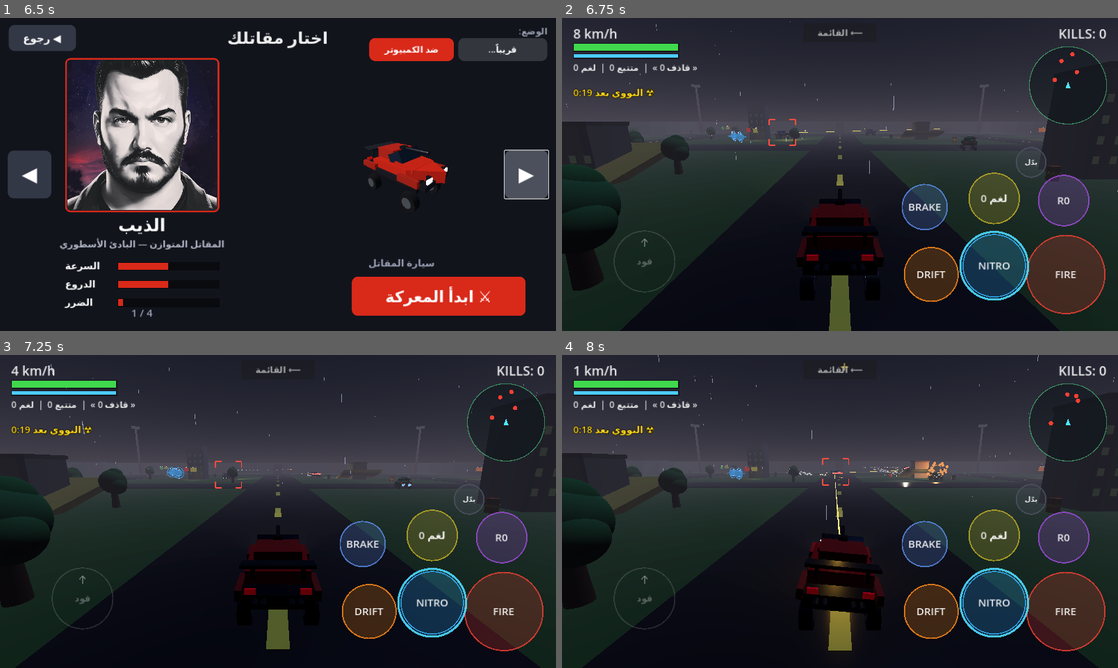
Above: before the commit, frames 1-4 (two rows, left to right).
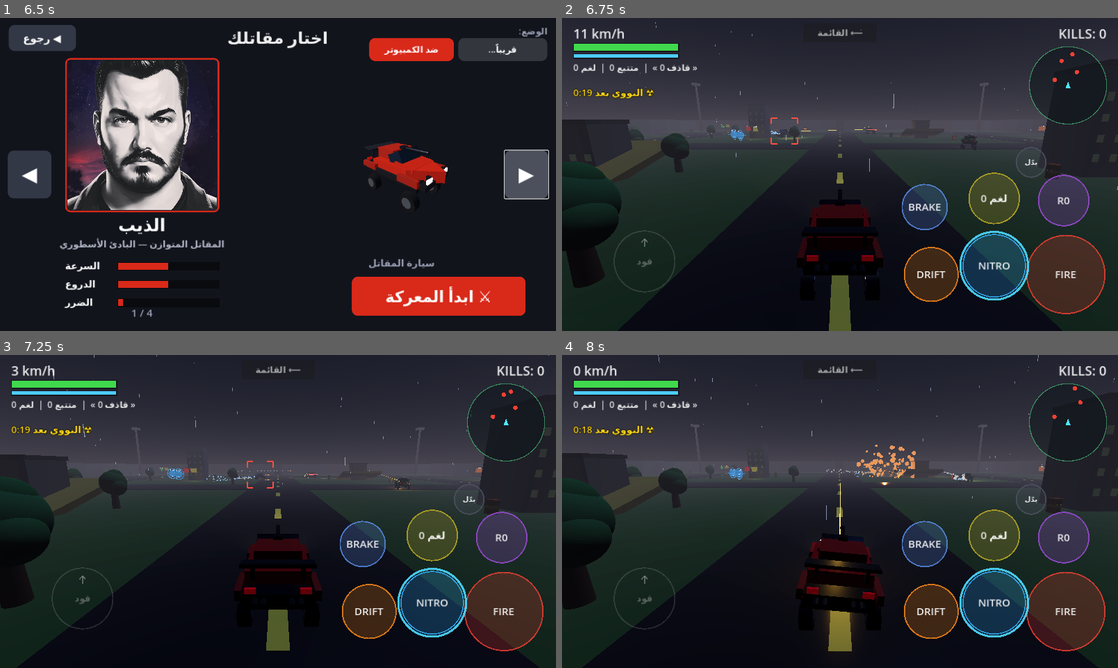
Above: after the commit, the same moments.

Repository: ghaith234-lgtm/metal-arena
Game: Godot game, scene res://scenes/menu.tscn
Two runs of this game, one before a commit and one after it. Both use one fixed random seed, a clock stepped at 60 frames per second and the inputs below.
Inputs (mouse positions are in pixels of both pictures, inside the frame that each line leads up to):
- Up to frame 1 (6.5 s): click "START GAME" at 0.5 s; click "◀ رجوع" at 1.25 s; click "START GAME" at 2 s; click "ضد الكمبيوتر" at 2.75 s; click "لاعبين (قريباً)" at 3.5 s; click "قريباً..." at 4.25 s; click "◀" at 5 s; click "▶" at 5.75 s
- Up to frame 2 (6.75 s): click "⚔ ابدأ المعركة" at 6.5 s
- Up to frame 3 (7.25 s): no input
- Up to frame 4 (8 s): tap Enter at 7.25 s; move the mouse to (962, 495) at 7.27 s; hold Right (ui_right) from 7.28 s (still down); hold F from 7.28 s (still down); click (962, 495) at 7.42 s; tap Space at 7.52 s

Frame 1 is identical in both runs. In frame 2, 1.4% of the frame differs, in the area x 0-100%, y 1-100%; in frame 3, 0.9%; in frame 4, 1.0%.

Commit message:
Add files via upload

Diff:
--- a/scripts/car.gd
+++ b/scripts/car.gd
@@ -3,7 +3,7 @@
 
 # ============================================================
 #  سيارة أركيد قتالية - المرحلة 4
-#  فيزياء + رشاش لا نهائي + أسلحة خاصة محدودة + أصوات + تفحيط
+#  فيزياء معدلة لتحكم أسهل وأكثر استجابة وثباتاً
 # ============================================================
 
 signal died(attacker)
@@ -27,17 +27,17 @@
 @export var spring_damping: float = 90.0
 
 # ---------- الدفع ----------
-@export var engine_power: float = 1500.0
-@export var max_speed: float = 28.0
-@export var reverse_speed: float = 10.0
-@export var brake_power: float = 2200.0
-@export var extra_air_gravity: float = 6.0
+@export var engine_power: float = 2000.0      # تسارع أقوى
+@export var max_speed: float = 35.0           # سرعة قصوى أعلى
+@export var reverse_speed: float = 15.0       # سرعة رجوع للخلف أفضل
+@export var brake_power: float = 3500.0       # فرامل أقوى وأسرع استجابة
+@export var extra_air_gravity: float = 12.0   # سحب السيارة للأرض أسرع عند القفز
 
 # ---------- التحكم ----------
-@export var steer_strength: float = 4.5
-@export var grip: float = 6.0
-@export var drift_grip: float = 1.7
-@export var air_steer: float = 0.8
+@export var steer_strength: float = 7.0       # انعطاف أسرع وأكثر دقة
+@export var grip: float = 12.0                # ثبات عالي جداً لمنع الانزلاق
+@export var drift_grip: float = 3.5           # تفحيط مسيطر عليه ومستقر
+@export var air_steer: float = 2.0            # تحكم ممتاز أثناء الطيران في الهواء
 @export var body_color: Color = Color(0.85, 0.16, 0.1)
 
 # ---------- القتال ----------
@@ -154,8 +154,8 @@
 	mass = 60.0
 	center_of_mass_mode = RigidBody3D.CENTER_OF_MASS_MODE_CUSTOM
 	center_of_mass = Vector3(0.0, -0.25, 0.0)
-	angular_damp = 3.0
-	linear_damp = 0.05
+	angular_damp = 5.0   # التخميد الزاوي: يمنع السيارة من الدوران حول نفسها عشوائياً
+	linear_damp = 0.5    # التخميد الخطي: يوقف السيارة بسرعة عند إفلات زر البنزين
 	can_sleep = false
 	continuous_cd = true
 	contact_monitor = true
--- a/scripts/car_ai.gd
+++ b/scripts/car_ai.gd
@@ -2,20 +2,19 @@
 extends Node
 
 # ============================================================
-#  دماغ الذكاء الاصطناعي لسيارة العدو
-#  يتصرف كمصدر إدخال: يلاحق، يناور، يطلق، يهرب لما يتأذى
-#  يعمل عبر ضبط متغيرات الإدخال بالسيارة مباشرة كل إطار
+#  دماغ الذكاء الاصطناعي لسيارة العدو (نسخة الزعيم - Boss AI)
+#  تجنب جدران استباقي من مسافات بعيدة، وقتال هجومي مدمر!
 # ============================================================
 
 enum State { WANDER, CHASE, STRAFE, RETREAT }
 
 var car: ArcadeCar = null
-var get_enemies: Callable        # دالة ترجّع قائمة الأعداء المحتملين
-
-@export var sight_range := 55.0
-@export var strafe_range := 18.0    # يبدأ يلتف حوالين الهدف
-@export var retreat_health := 25.0  # تحت هذا يهرب
-@export var reaction := 0.15        # تأخير بشري بسيط
+var get_enemies: Callable
+
+@export var sight_range := 10000.0   # رؤية لا نهائية
+@export var strafe_range := 15.0
+@export var retreat_health := -1.0   # قتال حتى الموت
+@export var reaction := 0.01         # رد فعل فوري تماماً
 
 var _state: State = State.WANDER
 var _target: Node3D = null
@@ -26,50 +25,19 @@
 var _fire_t := 0.0
 var _nuke_launch_t := 0.0
 
+# --- متغيرات كشف الانحشار والقرارات ---
+var _stuck_time := 0.0
+var _is_reversing := false
+var _reverse_time := 0.0
+
+var _wanted_steer := 0.0
+var _wanted_throttle := 0.0
+var _wanted_boost := false
+var _wanted_drift := false
+
 
 func _physics_process(delta: float) -> void:
 	if car == null or not is_instance_valid(car) or not car.alive:
-		return
-
-	# لو تحمل السلاح النووي: تهرب من الأعداء وتطلقه بأسرع وقت
-	if car.nuke_carrier:
-		_choose_target()
-		if _target != null and is_instance_valid(_target):
-			# تهرب بعيد عن أقرب عدو
-			var away := car.global_position - _target.global_position
-			away.y = 0.0
-			var goal := car.global_position + away.normalized() * 15.0
-			goal.x = clampf(goal.x, -50, 50)
-			goal.z = clampf(goal.z, -50, 50)
-			car.ai_steer = _steer_towards(goal)
-		car.ai_throttle = 1.0
-		car.ai_boost = car.get_boost_ratio() > 0.15
-		car.ai_drift = false
-		car.ai_fire = false
-		car.ai_special = false
-		# يطلق النووي (يضغط زر التفجير) بعد فترة الحظر - الـ car يحوّله لإطلاق
-		_nuke_launch_t += delta
-		car.ai_detonate = _nuke_launch_t > 7.5   # ينتظر انتهاء فترة الحظر ثم يطلق
-		return
-	_nuke_launch_t = 0.0
-
-	# الحالة الحرجة: يهجم على أقرب عدو ويفجّر نفسه
-	if car.critical:
-		car.ai_detonate = false
-		_choose_target()
-		if _target != null and is_instance_valid(_target):
-			var to_t := _target.global_position - car.global_position
-			car.ai_steer = _steer_towards(_target.global_position)
-			car.ai_throttle = 1.0
-			car.ai_boost = car.get_boost_ratio() > 0.1
-			car.ai_drift = false
-			# لو قرب كفاية من العدو، يفجّر فوراً!
-			if to_t.length() < 6.0:
-				car.ai_detonate = true
-		else:
-			car.ai_throttle = 0.3
-		car.ai_fire = false
-		car.ai_special = false
 		return
 
 	_think_t -= delta
@@ -78,20 +46,129 @@
 		_choose_target()
 		_choose_state()
 
-	match _state:
-		State.WANDER:
-			_do_wander(delta)
-		State.CHASE:
-			_do_chase()
-		State.STRAFE:
-			_do_strafe(delta)
-		State.RETREAT:
-			_do_retreat()
-
-	_do_combat(delta)
-
-
-# ---------- القرارات ----------
+	if car.nuke_carrier:
+		_handle_nuke_carrier(delta)
+	elif car.critical:
+		_handle_critical(delta)
+	else:
+		match _state:
+			State.WANDER: _do_wander(delta)
+			State.CHASE: _do_chase()
+			State.STRAFE: _do_strafe(delta)
+			State.RETREAT: _do_chase()
+		_do_combat(delta)
+
+	# فلتر النجاة وتجنب الجدران (الرادار الطويل)
+	_apply_obstacle_avoidance(delta)
+
+	# فلتر الانحشار (اللحظي)
+	_apply_stuck_recovery(delta)
+
+	# تطبيق الأوامر
+	car.ai_steer = _wanted_steer
+	car.ai_throttle = _wanted_throttle
+	car.ai_boost = _wanted_boost
+	car.ai_drift = _wanted_drift
+
+
+# ============================================================
+#  نظام الرادار الذكي وتجنب الجدران (بعيد المدى)
+# ============================================================
+func _apply_obstacle_avoidance(delta: float) -> void:
+	if _is_reversing:
+		return
+
+	var space_state = car.get_world_3d().direct_space_state
+	var from = car.global_position + Vector3(0, 0.5, 0)
+	var fwd = -car.global_transform.basis.z
+	fwd.y = 0.0
+	fwd = fwd.normalized()
+	var right = car.global_transform.basis.x
+
+	var speed = car.linear_velocity.length()
+	# زيادة طول الرادار بشكل كبير جداً ليكتشف الحائط من بعيد
+	var ray_len = maxf(25.0, speed * 1.5)
+
+	# إطلاق 7 أشعة لتغطية جميع الزوايا الأمامية بدقة عالية
+	var rays = [
+		{"dir": fwd, "weight": 1.0, "steer": 2.5},
+		{"dir": (fwd + right * 0.4).normalized(), "weight": 0.9, "steer": -2.0},
+		{"dir": (fwd - right * 0.4).normalized(), "weight": 0.9, "steer": 2.0},
+		{"dir": (fwd + right * 0.8).normalized(), "weight": 0.7, "steer": -1.5},
+		{"dir": (fwd - right * 0.8).normalized(), "weight": 0.7, "steer": 1.5},
+		{"dir": (fwd + right * 1.2).normalized(), "weight": 0.4, "steer": -1.0},
+		{"dir": (fwd - right * 1.2).normalized(), "weight": 0.4, "steer": 1.0}
+	]
+
+	var excludes = [car.get_rid()]
+	if _target != null and is_instance_valid(_target) and _target is CollisionObject3D:
+		excludes.append(_target.get_rid())
+
+	var avoidance_steer := 0.0
+	var danger_level := 0.0
+	var hit_wall_front := false
+
+	for r in rays:
+		var q = PhysicsRayQueryParameters3D.create(from, from + r.dir * (ray_len * r.weight))
+		q.exclude = excludes
+		var hit = space_state.intersect_ray(q)
+
+		if not hit.is_empty():
+			var dist = from.distance_to(hit.position)
+			var danger = 1.0 - (dist / (ray_len * r.weight))
+			danger_level = maxf(danger_level, danger)
+			avoidance_steer += r.steer * danger * 3.0 # استجابة توجيه عنيفة للهروب
+
+			# إذا اكتشف جداراً من الأمام بمسافة متوسطة يبدأ بالتفاعل
+			if r.weight == 1.0 and danger > 0.4:
+				hit_wall_front = true
+
+	# إذا استشعر أي خطر من بعيد
+	if danger_level > 0.05:
+		# يتجاهل أمر ملاحقة اللاعب بنسبة كبيرة ويركز على الانعطاف للنجاة
+		_wanted_steer = clampf((_wanted_steer * 0.2) + avoidance_steer, -1.0, 1.0)
+		_wanted_boost = false
+
+		# إذا اقترب الخطر، يستخدم التفحيط (Drift) للالتفاف بسرعة خيالية
+		if danger_level > 0.3:
+			_wanted_drift = speed > 10.0
+
+		# فرملة مبكرة إذا كان الحائط في الأمام مباشرة
+		if hit_wall_front:
+			_wanted_throttle = -1.0
+		else:
+			# يخفف سرعته تدريجياً ليتجاوز المنعطف
+			_wanted_throttle = clampf(1.0 - (danger_level * 1.5), 0.3, 1.0)
+
+
+# ============================================================
+#  نظام كشف الانحشار (لحظي)
+# ============================================================
+func _apply_stuck_recovery(delta: float) -> void:
+	var speed := car.linear_velocity.length()
+
+	if _wanted_throttle > 0.5 and speed < 3.0 and not _is_reversing:
+		_stuck_time += delta
+		if _stuck_time > 0.4: # استجابة شبه لحظية للانحشار (0.4 ثانية فقط)
+			_is_reversing = true
+			_reverse_time = 1.2
+			_stuck_time = 0.0
+	else:
+		_stuck_time = maxf(0.0, _stuck_time - delta)
+
+	if _is_reversing:
+		_reverse_time -= delta
+		_wanted_throttle = -1.0
+		if absf(_wanted_steer) < 0.3:
+			_wanted_steer = -1.0 if randf() > 0.5 else 1.0
+		_wanted_boost = false
+		_wanted_drift = false
+		car.ai_fire = false
+		if _reverse_time <= 0.0:
+			_is_reversing = false
+
+
+# ---------- القرارات والحالات ----------
 
 func _choose_target() -> void:
 	if not get_enemies.is_valid():
@@ -113,22 +190,16 @@
 		_state = State.WANDER
 		return
 	var d := car.global_position.distance_to(_target.global_position)
-	if d > sight_range:
-		_state = State.WANDER
-	elif car.health <= retreat_health:
-		_state = State.RETREAT
-	elif d <= strafe_range:
+
+	if d <= strafe_range:
 		_state = State.STRAFE
-		if randf() < 0.02:
+		if randf() < 0.15:
 			_strafe_sign = -_strafe_sign
 	else:
 		_state = State.CHASE
 
 
-# ---------- الحركة ----------
-
-func _steer_towards(world_pos: Vector3) -> float:
-	# نحسب زاوية الانعطاف المطلوبة نحو نقطة
+func _get_steer_towards(world_pos: Vector3) -> float:
 	var to := world_pos - car.global_position
 	to.y = 0.0
 	if to.length() < 0.1:
@@ -137,71 +208,116 @@
 	fwd.y = 0.0
 	var right := car.global_transform.basis.x
 	var side := right.dot(to.normalized())
-	return clampf(side * 2.5, -1.0, 1.0)
-
+	return clampf(side * 5.0, -1.0, 1.0) # توجيه خارق الدقة
+
+
+# ---------- منطق الحركة ----------
 
 func _do_wander(delta: float) -> void:
 	_wander_t -= delta
 	if _wander_t <= 0.0:
-		_wander_t = randf_range(1.5, 3.5)
+		_wander_t = randf_range(1.0, 2.0)
 		var ang := randf() * TAU
 		_wander_dir = Vector3(sin(ang), 0.0, cos(ang))
-	var goal := car.global_position + _wander_dir * 10.0
-	# نتجنب الخروج من الساحة
+	var goal := car.global_position + _wander_dir * 20.0
+
 	if absf(car.global_position.x) > 52.0 or absf(car.global_position.z) > 52.0:
 		goal = Vector3.ZERO
-	car.ai_steer = _steer_towards(goal)
-	car.ai_throttle = 0.55
-	car.ai_drift = false
-	car.ai_boost = false
+
+	_wanted_steer = _get_steer_towards(goal)
+	_wanted_throttle = 1.0
+	_wanted_drift = false
+	_wanted_boost = false
 
 
 func _do_chase() -> void:
-	# نتوقع موقع الهدف قليلاً (يلاحق أذكى)
 	var lead := _target.global_position
+	var distance := car.global_position.distance_to(lead)
+
 	if _target is RigidBody3D:
-		lead += (_target as RigidBody3D).linear_velocity * 0.3
-	car.ai_steer = _steer_towards(lead)
-	car.ai_throttle = 1.0
-	var d := car.global_position.distance_to(_target.global_position)
-	car.ai_boost = d > 30.0 and car.get_boost_ratio() > 0.4   # يكبس نيترو لو بعيد
-	car.ai_drift = absf(car.ai_steer) > 0.8 and d < 25.0
+		var target_vel = (_target as RigidBody3D).linear_velocity
+		var my_speed = maxf(car.linear_velocity.length(), 10.0)
+		var time_to_reach = distance / my_speed
+		lead += target_vel * clampf(time_to_reach * 1.3, 0.0, 3.0) # يتوقع حركتك المستقبلية بامتياز
+
+	_wanted_steer = _get_steer_towards(lead)
+	_wanted_throttle = 1.0
+
+	var fwd := -car.global_transform.basis.z
+	var facing := fwd.dot((lead - car.global_position).normalized())
+
+	if facing > 0.8:
+		_wanted_boost = car.get_boost_ratio() > 0.05
+	else:
+		_wanted_boost = false
+
+	_wanted_drift = absf(_wanted_steer) > 0.5 and car.linear_velocity.length() > 18.0
 
 
 func _do_strafe(delta: float) -> void:
-	# يلتف حوالين الهدف (يمين أو يسار) مع الحفاظ على مسافة
 	var to_target := _target.global_position - car.global_position
 	to_target.y = 0.0
 	var d := to_target.length()
 	var tangent := to_target.normalized().cross(Vector3.UP) * _strafe_sign
-	var goal := car.global_position + tangent * 8.0
-	if d < strafe_range * 0.6:
-		goal -= to_target.normalized() * 5.0   # يبتعد شوي لو قرب زيادة
-	car.ai_steer = _steer_towards(goal)
-	car.ai_throttle = 0.85
-	car.ai_drift = false
-	car.ai_boost = false
-
-
-func _do_retreat() -> void:
-	# يهرب باتجاه معاكس للهدف ويكبس نيترو
-	var away := car.global_position - _target.global_position
-	away.y = 0.0
-	var goal := car.global_position + away.normalized() * 15.0
-	goal.x = clampf(goal.x, -50.0, 50.0)
-	goal.z = clampf(goal.z, -50.0, 50.0)
-	car.ai_steer = _steer_towards(goal)
-	car.ai_throttle = 1.0
-	car.ai_boost = car.get_boost_ratio() > 0.2
-	car.ai_drift = false
-
-
-# ---------- القتال ----------
+	var goal := car.global_position + tangent * 6.0 + to_target.normalized() * 8.0
+
+	_wanted_steer = _get_steer_towards(goal)
+	_wanted_throttle = 1.0
+	_wanted_boost = car.get_boost_ratio() > 0.1
+	_wanted_drift = absf(_wanted_steer) > 0.7 and car.linear_velocity.length() > 15.0
+
+
+func _handle_nuke_carrier(delta: float) -> void:
+	_choose_target()
+	if _target != null and is_instance_valid(_target):
+		var away := car.global_position - _target.global_position
+		away.y = 0.0
+		var goal := car.global_position + away.normalized() * 20.0
+		goal.x = clampf(goal.x, -50, 50)
+		goal.z = clampf(goal.z, -50, 50)
+		_wanted_steer = _get_steer_towards(goal)
+
+	_wanted_throttle = 1.0
+	_wanted_boost = car.get_boost_ratio() > 0.15
+	_wanted_drift = false
+	car.ai_fire = false
+	car.ai_special = false
+	_nuke_launch_t += delta
+	car.ai_detonate = _nuke_launch_t > 7.5
+
+
+func _handle_critical(delta: float) -> void:
+	car.ai_detonate = false
+	_choose_target()
+	if _target != null and is_instance_valid(_target):
+		var to_t := _target.global_position - car.global_position
+		_wanted_steer = _get_steer_towards(_target.global_position)
+		_wanted_throttle = 1.0
+		_wanted_boost = car.get_boost_ratio() > 0.02
+		_wanted_drift = false
+		if to_t.length() < 15.0: # ينفجر من مسافة أبعد لضمان تدميرك
+			car.ai_detonate = true
+	else:
+		_wanted_throttle = 1.0
+	car.ai_fire = false
+	car.ai_special = false
+
+
+# ---------- القتال الشرس ----------
 
 func _do_combat(delta: float) -> void:
 	car.ai_fire = false
 	car.ai_special = false
-	if _target == null or _state == State.WANDER or _state == State.RETREAT:
+
+	# يرمي ألغام حتى لو كنت بعيداً نسبياً خلفه (مسافة 50 متراً!)
+	if _target != null and is_instance_valid(_target) and "ai_mine" in car:
+		var to_target = _target.global_position - car.global_position
+		var fwd = -car.global_transform.basis.z
+		if fwd.dot(to_target.normalized()) < -0.3 and to_target.length() < 50.0:
+			if car.ammo.has("mine") and car.ammo["mine"] > 0:
+				car.set("ai_mine", true)
+
+	if _target == null or _state == State.WANDER:
 		return
 
 	var to := _target.global_position - car.global_position
@@ -209,11 +325,11 @@
 	if d > car.gun_range:
 		return
 
-	# يطلق بس لو الهدف تقريباً قدامه ومو محجوب
 	var fwd := -car.global_transform.basis.z
 	var facing := fwd.dot(to.normalized())
-	if facing < 0.9:
-		return
+	if facing < 0.5: # يطلق النار حتى بزوايا واسعة جداً
+		return
+
 	var from := car.global_transform * Vector3(0.0, 0.25, -1.25)
 	var q := PhysicsRayQueryParameters3D.create(from, _target.global_position + Vector3.UP * 0.3)
 	q.exclude = [car.get_rid()]
@@ -221,12 +337,10 @@
 	if not hit.is_empty() and hit["collider"] != _target:
 		return
 
-	# رشاش مستمر
 	car.ai_fire = true
 
-	# سلاح خاص أحياناً لو عنده ذخيرة والهدف قريب-متوسط
 	_fire_t -= delta
 	if _fire_t <= 0.0:
-		_fire_t = randf_range(1.5, 3.0)
-		if d < 40.0 and (car.ammo["rocket"] > 0 or car.ammo["homing"] > 0):
+		_fire_t = randf_range(0.2, 0.8) # يطلق الأسلحة الخاصة كالمجنون
+		if d < 70.0 and (car.ammo["rocket"] > 0 or car.ammo["homing"] > 0):
 			car.ai_special = true
--- a/scripts/pickup.gd
+++ b/scripts/pickup.gd
@@ -8,7 +8,7 @@
 
 var kind := "rocket"
 
-const AMOUNTS = {"rocket": 2, "homing": 1, "mine": 2}
+const AMOUNTS = {"rocket": 10, "homing": 10, "mine": 10}
 const COLORS = {
 	"rocket": Color(0.95, 0.5, 0.1),
 	"homing": Color(0.9, 0.15, 0.15),
